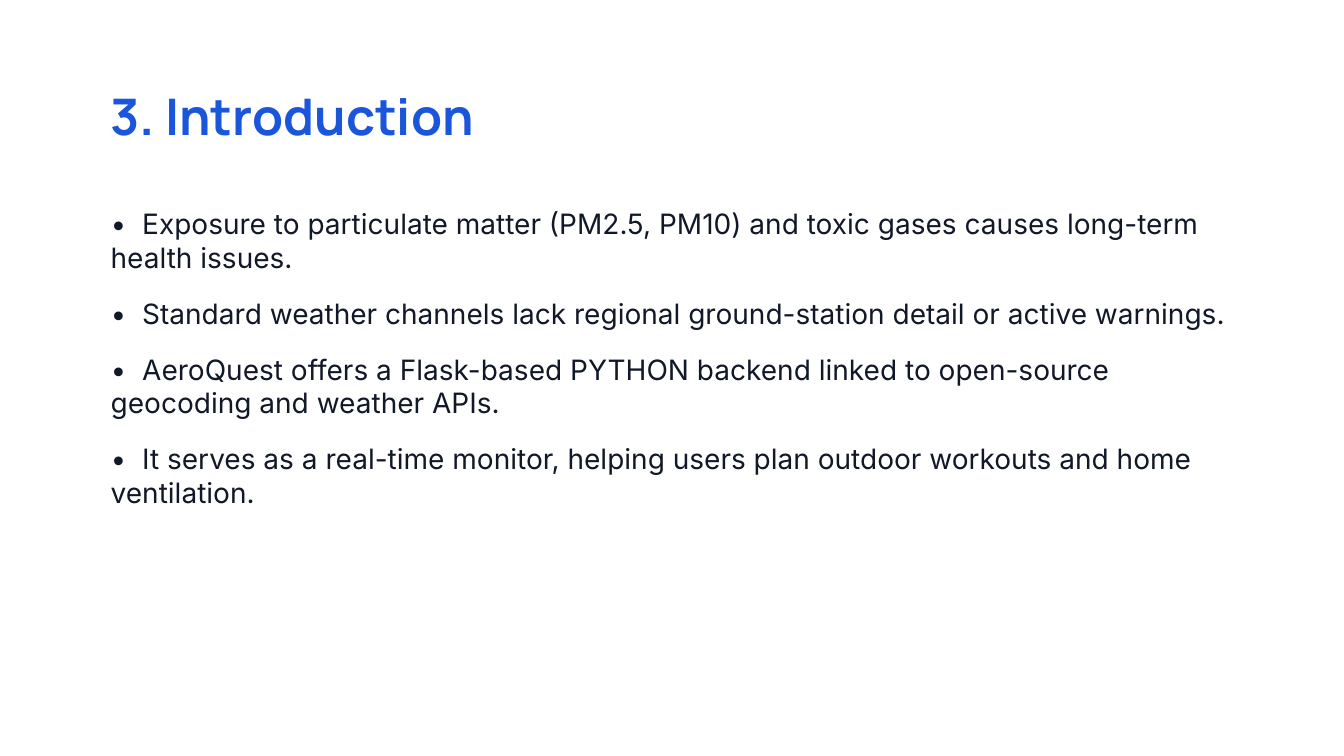
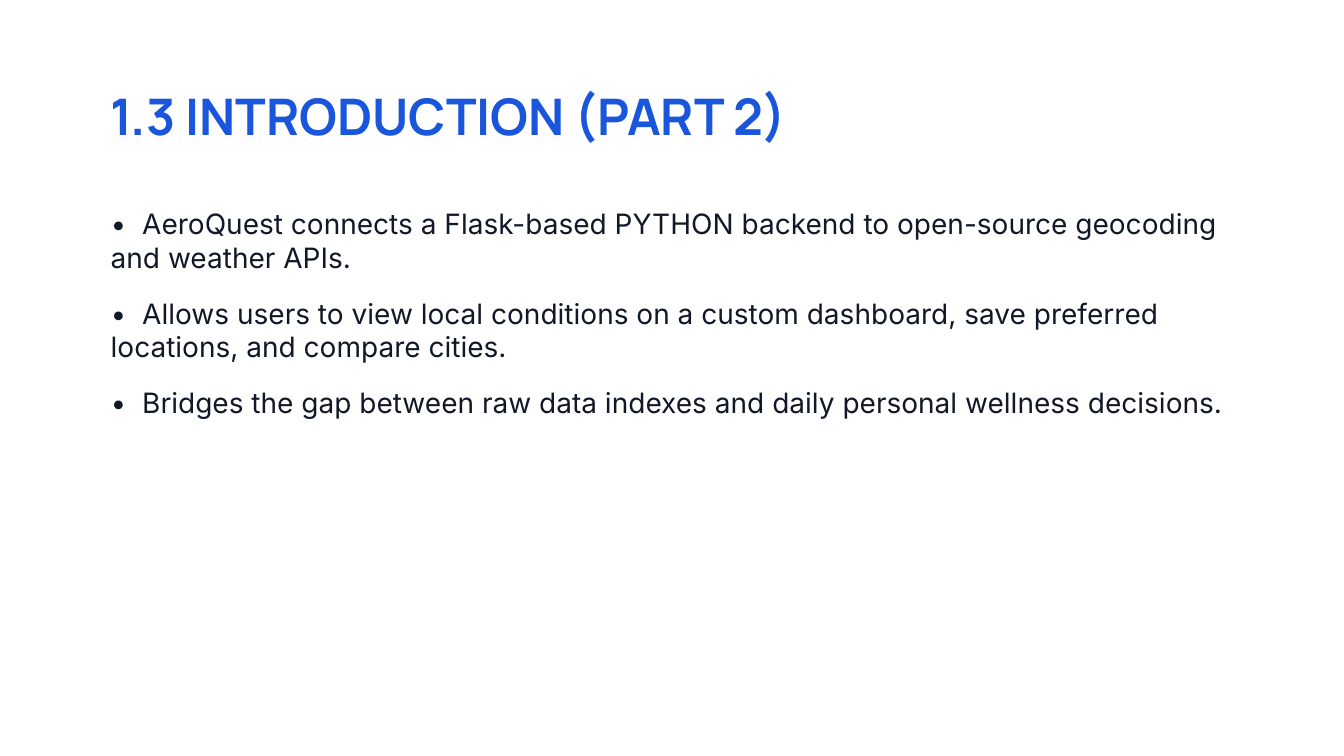
Before and after one commit to Shivaraj519/AeroQuest, a slide deck: slide 7 of AeroQuest_Presentation_Final.pptx (slide 4 before the commit). Drawn at 1344x756 pixels with LibreOffice and Linux fonts; fonts in the diff are those of the drawing. Boxes give left, top, right and bottom in pixels: in the first picture for what was removed or moved away, otherwise in the second. Text is boxed around its words. In the diff, an @@ line names an element or a change of style, - is before the commit and + after.

Commit message:
Configure AeroQuest PowerPoint presentation to match the layout of Medicine Reminder System

```diff
--- a/AeroQuest_Presentation_Final.pptx
+++ b/AeroQuest_Presentation_Final.pptx
@@ text at [111,91,786,143]: text changed @@
-3. Introduction
+1.3 INTRODUCTION (PART 2)
@@ text at [111,213,1222,419]: text changed @@
-• Exposure to particulate matter (PM2.5, PM10) and toxic gases causes long-term health issues.
-• Standard weather channels lack regional ground-station detail or active warnings.
-• AeroQuest offers a Flask-based PYTHON backend linked to open-source geocoding and weather APIs.
-• It serves as a real-time monitor, helping users plan outdoor workouts and home ventilation.
+• AeroQuest connects a Flask-based PYTHON backend to open-source geocoding and weather APIs.
+• Allows users to view local conditions on a custom dashboard, save preferred locations, and compare cities.
+• Bridges the gap between raw data indexes and daily personal wellness decisions.
```
Also in this commit, not shown: 4 other slides changed, 12 slides added, 11 slides removed, 1 other file.
